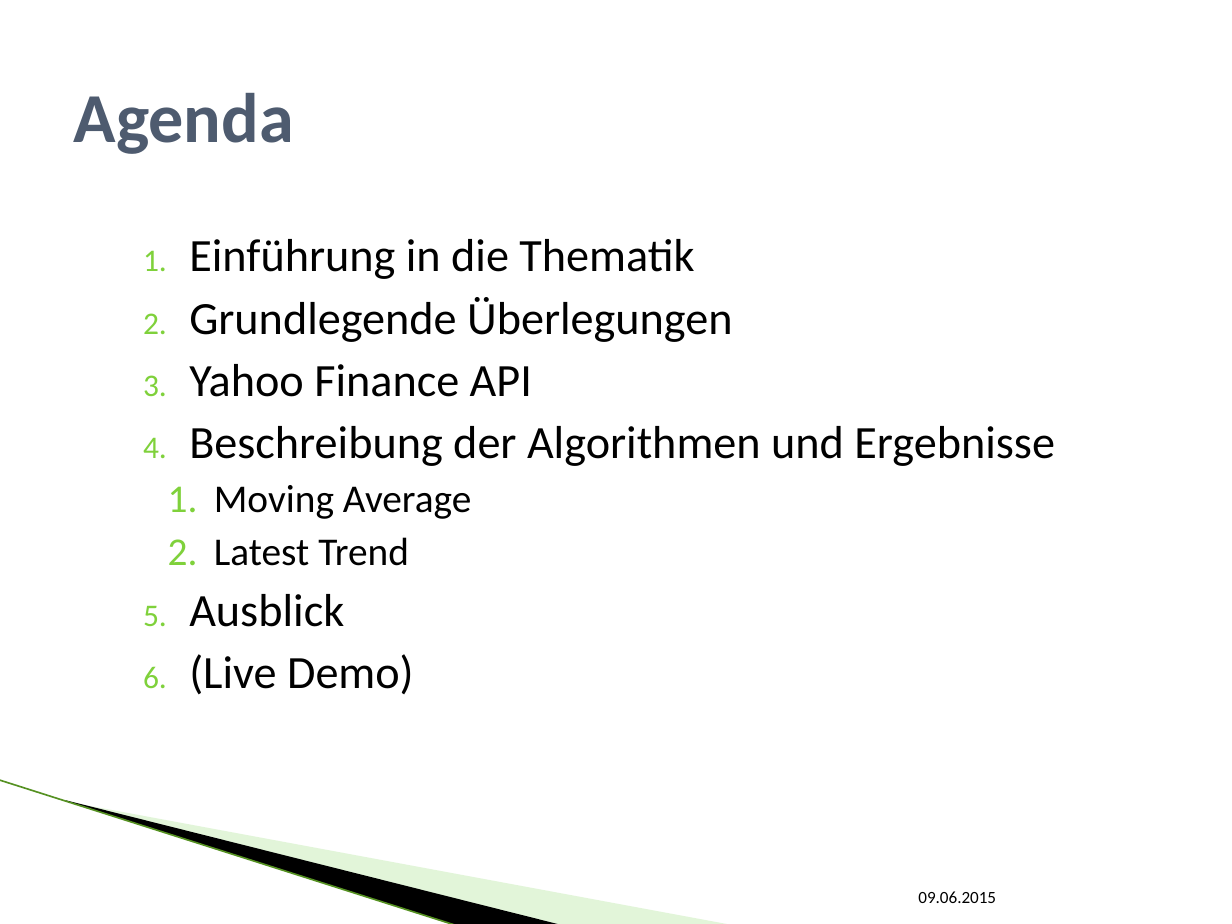
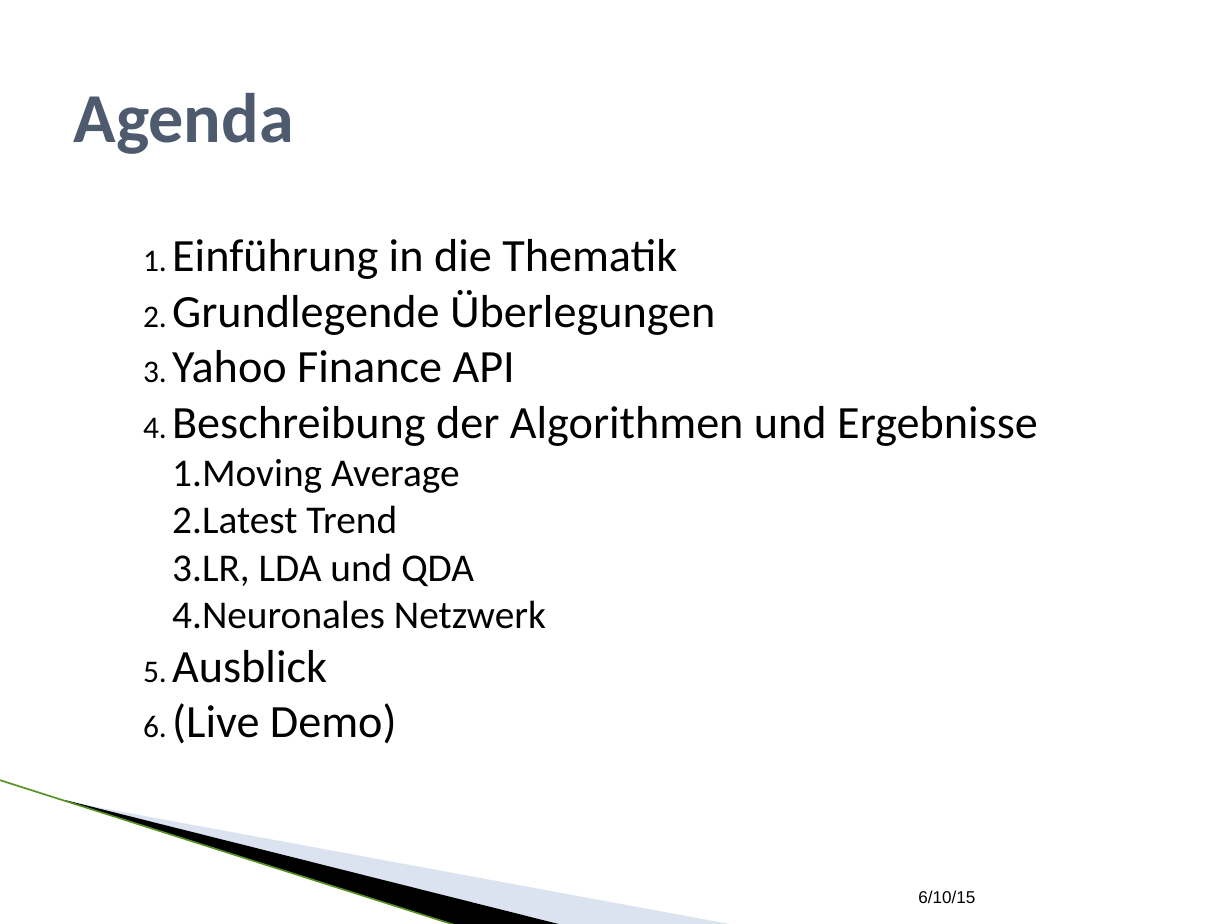
Before and after one commit to SEPSkyware6MM/StockForecast, a slide deck: slide 2 of ALR_Vortrag.pptx. Drawn at 1232x924 pixels with LibreOffice and Linux fonts; fonts in the diff are those of the drawing; background and template pictures are left out. Boxes give left, top, right and bottom in pixels: in the first picture for what was removed or moved away, otherwise in the second. Text is boxed around its words. In the diff, an @@ line names an element or a change of style, - is before the commit and + after.

Commit message:
Added slides for nn

```diff
--- a/ALR_Vortrag.pptx
+++ b/ALR_Vortrag.pptx
@@ text at box(172, 239, 1038, 744): indent changed; less space between paragraphs @@
@@ text at box(172, 553, 546, 629): paragraphs added @@
+  3. LR, LDA und QDA
+  4. Neuronales Netzwerk
@@ line (0, 780) - (457, 924): stroke #B1E399 0.95 pt to #559122 0.96 pt @@
@@ freeform shape at box(65, 800, 563, 924): outline redrawn @@
@@ freeform shape at box(68, 801, 733, 924): fill #B8E7A1 at 40% opacity to #A7B9DB at 40% opacity @@
@@ text at box(918, 890, 975, 904): text changed; font Calibri to Arial @@
-09.06.2015
+6/10/15
```
Also in this commit, not shown: 15 other slides changed, 3 slides added, 1 slide removed.
